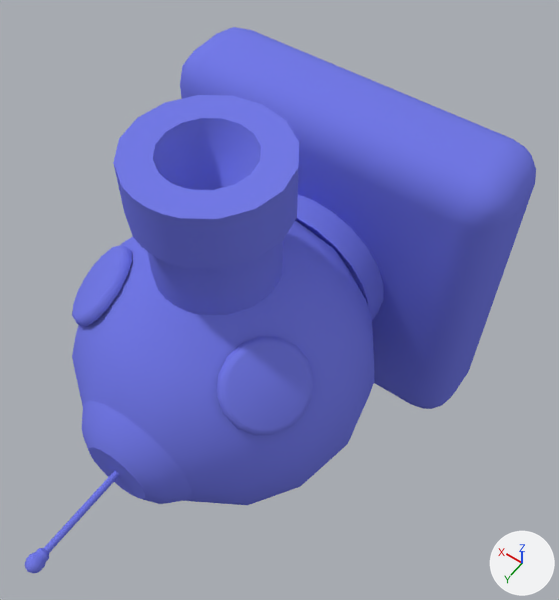
The Blender file Assets/Models/Turret.blend as it was, and as the next commit left it.
One viewpoint serves both versions: a 50 mm camera at (-0.96, 1.88, 2.07) aimed at (-0.1, 0.68, 0.18). Arrows for +X, +Y and +Z are at lower right; the lights stay in place.

Names of what the first picture shows: 'Turret'.
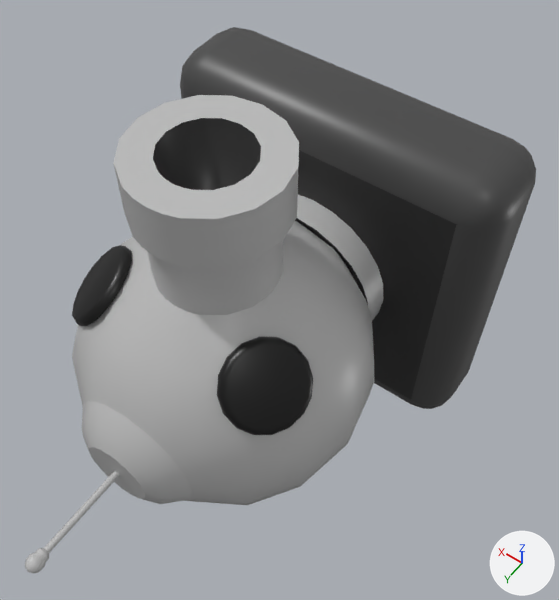
The newer file is also turned or shifted as a whole; pictures and numbers use the older file's frame.

The change, as a list of edits to the scene's bpy script:
```text
Add img_basicturretcolours_png:
    img_basicturretcolours_png = load_image('BasicTurretColours.png', 'BasicTurretColours.png', 1024, 1024, 'sRGB')
Change mat_material:
    remove mat_material.base_color = (0.177, 0.199, 0.8)  # blue #757be7
    mat_material: diffuse_material('Material') -> principled_material('Material')
    add mat_material.texture = img_basicturretcolours_png
    mat_material.roughness: 0.5 -> 0.4
```

What differs and where, as boxes (x1, y1, x2, y2) in the pictures (559 x 600 px):
'Turret', surface changed (blue to grey): (25, 27, 536, 573) in both
